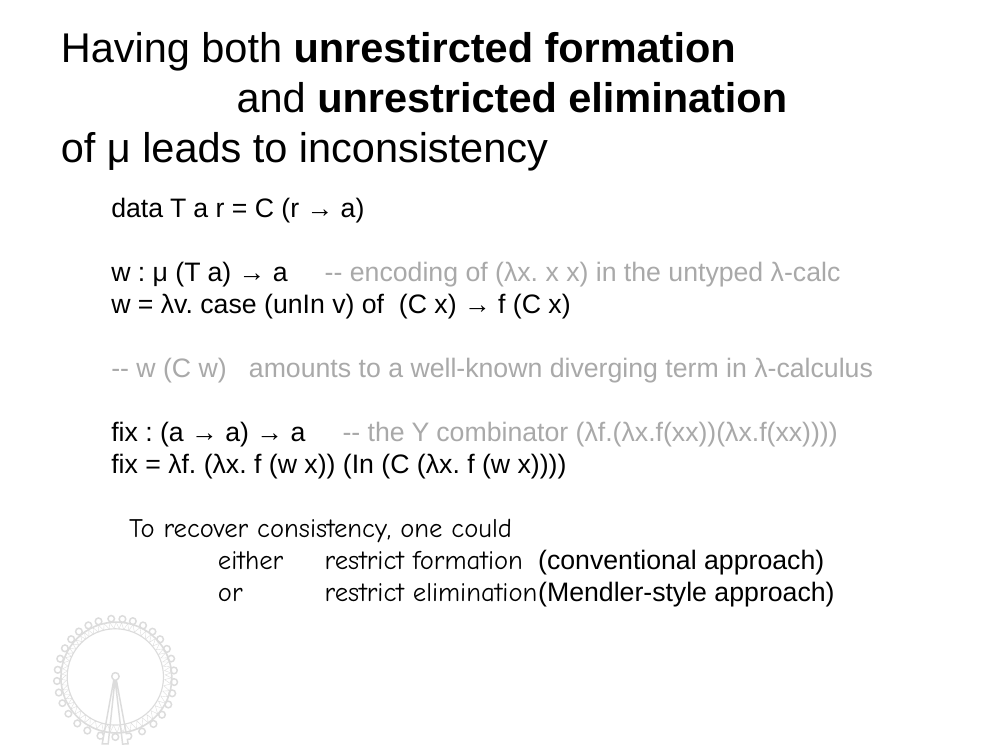
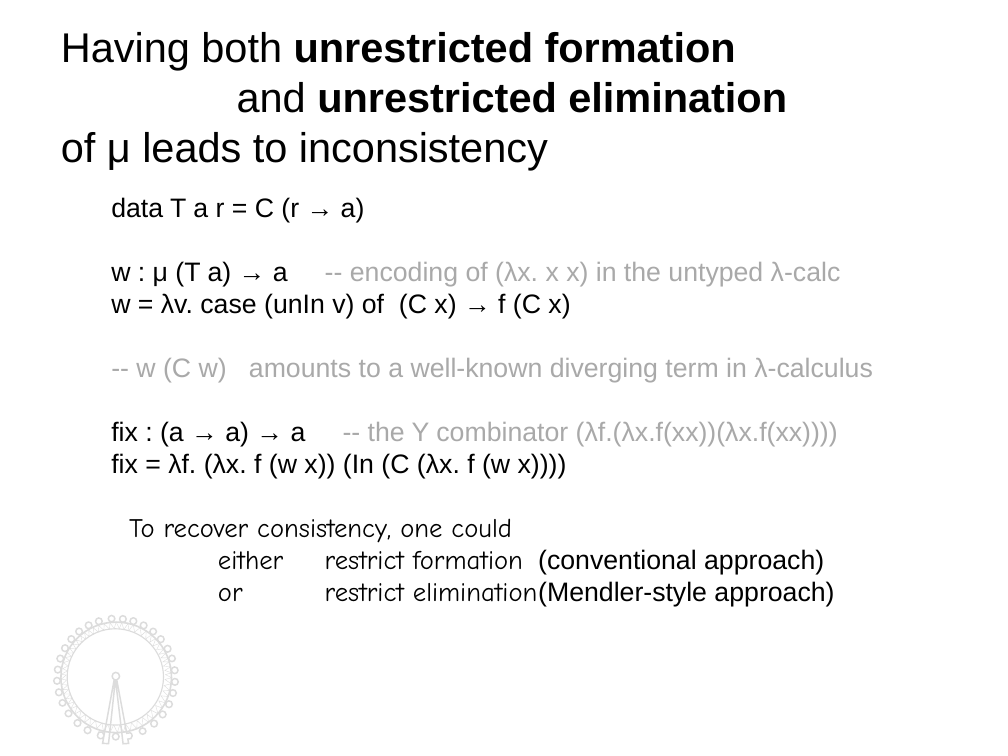
Before and after one commit to kyagrd/naxPapers, a slide deck: slide 4 of draft/TYPES13/ppt/myslide.odp. Drawn at 1008x756 pixels with LibreOffice and Linux fonts; fonts in the diff are those of the drawing. Boxes give left, top, right and bottom in pixels: in the first picture for what was removed or moved away, otherwise in the second. Text is boxed around its words. In the diff, an @@ line names an element or a change of style, - is before the commit and + after.

```diff
--- a/draft/TYPES13/ppt/myslide.odp
+++ b/draft/TYPES13/ppt/myslide.odp
@@ text at (x1=61, y1=32, x2=736, y2=70): text changed @@
-Having both unrestircted formation
+Having both unrestricted formation
```
Also in this commit, not shown: 16 other slides changed, 1 other file.
